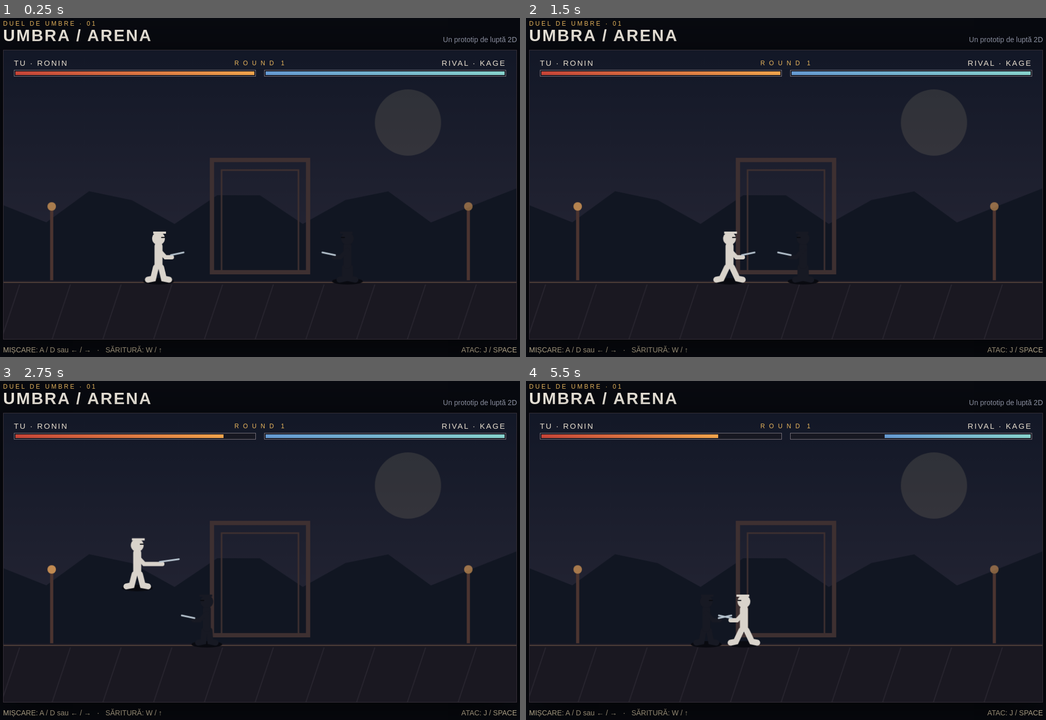
Above: before the commit, frames 1-4 (two rows, left to right).
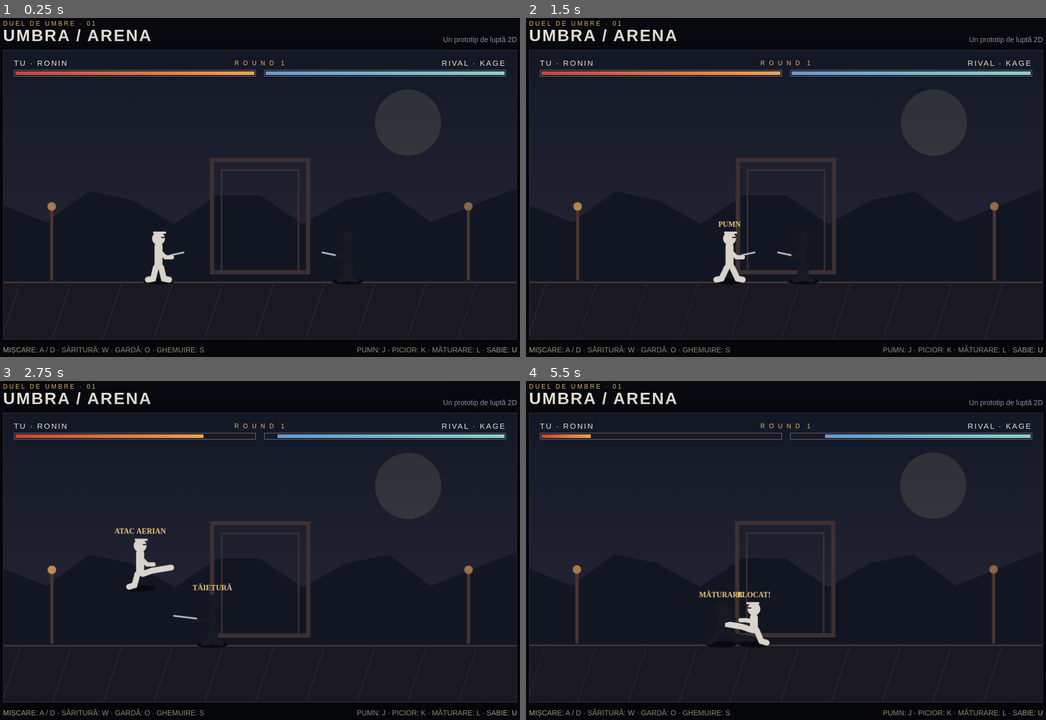
Above: after the commit, the same moments.

Repository: gabrielusmaximus123-byte/game1
Game: browser game, page index.html
The game is run twice, just before and just after one commit, with the same random seed, the same clock (stepped at 60 frames per second) and the same inputs.
Inputs:
- Up to frame 1 (0.25 s): no input
- Up to frame 2 (1.5 s): hold Right from 1.03 s (still down); tap Space at 1.1 s
- Up to frame 3 (2.75 s): release Right at 1.53 s; hold Down 1.58-1.85 s; tap Space at 1.6, 2.1, 2.6 s; hold Left 1.9-2.47 s; tap A at 2.52 s; hold Up from 2.52 s (still down)
- Up to frame 4 (5.5 s): release Up at 2.82 s; hold Right 2.87-3.53 s; tap Space every 0.5 s from 3.1 to 5.1 s; tap D at 3.52 s; hold Up 3.58-3.82 s; hold Left 3.87-4.3 s; hold Down 4.35-4.68 s; tap W at 4.52 s; hold Right 4.73-5.23 s; hold Down from 5.28 s (still down)

The runs differ from the first frame. In frame 1, 0.4% of the frame differs, in the area x 10-100%, y 68-99%; in frame 2, 0.5%; in frame 3, 1.6%; in frame 4, 2.1%, in the area x 6-100%, y 15-99%.

Commit message:
Add martial arts moves and combos

Diff:
--- a/index.html
+++ b/index.html
@@ -9,30 +9,38 @@
 </style></head>
 <body><main class="shell"><header><div><div class="eyebrow">Duel de umbre · 01</div><div class="title">UMBRA / ARENA</div></div><div class="hint">Un prototip de luptă 2D</div></header>
 <section class="arena"><canvas id="game" width="960" height="540" aria-label="Joc de luptă 2D"></canvas><div class="hud …(500 unchanged characters)…
-<div class="footer"><span class="keys">MIȘCARE: A / D sau ← / → &nbsp; · &nbsp; SĂRITURĂ: W / ↑</span><span class="keys">ATAC: J / SPACE</span></div></main>
+<div class="footer"><span class="keys">MIȘCARE: A / D · SĂRITURĂ: W · GARDĂ: O · GHEMUIRE: S</span><span class="keys">PUMN: J · PICIOR: K · MĂTURARE: L · SABIE: U</span></div></main>
 <script>
 const c=document.querySelector('#game'),ctx=c.getContext('2d'),hp1=document.querySelector('#hp1'),hp2=document.querySelector('#hp2'),overlay=document.querySelector('#message');
-const keys=new Set();let ended=false,frame=0,shake=0;
+const keys=new Set(),pressed=new Set();let ended=false,frame=0,shake=0;
 const ground=430;
-function fighter(x,color,player){return{x,y:ground,vx:0,vy:0,hp:100,color,player,face:player?1:-1,attack:0,cool:0,flash:0,walk:0}}
+const moves={jab:{name:'PUMN',damage:8,range:98,duration:19,active:12,kind:'punch'},cross:{name:'CROȘEU',damage:12,range:112,duration:25,active:15,kind:'punch'},spin:{name:'COMBO!',damage:17,range:126,duration:32,active:19,kind:'spin'},kick:{name:'LOVITURĂ',damage:15,range:127,duration:31,active:18,kind:'kick'},sweep:{name:'MĂTURARE',damage:18,range:112,duration:38,active:23,kind:'sweep'},air:{name:'ATAC AERIAN',damage:17,range:137,duration:30,active:15,kind:'air'},slash:{name:'TĂIETURĂ',damage:23,range:153,duration:41,active:24,kind:'slash'}};
+function fighter(x,color,player){return{x,y:ground,vx:0,vy:0,hp:100,color,player,face:player?1:-1,attack:null,cool:0,flash:0,walk:0,blocking:false,blockTimer:0,crouch:false,comboStep:0,lastJab:-100,comboText:'',comboTimer:0}}
 let a,b;
 function reset(){a=fighter(290,'#d9d3cb',true);b=fighter(670,'#171923',false);ended=false;overlay.classList.add('hidden');hp1.style.width=hp2.style.width='100%'}reset();
-window.addEventListener('keydown',e=>{if(['ArrowLeft','ArrowRight','ArrowUp',' ','ArrowDown'].includes(e.key))e.preventDefault();keys.add(e.key.toLowerCase())});window.addEventListener('keyup',e=>k …(82 unchanged characters)…
-function hit(att,def){if(att.cool===0&&Math.abs(att.x-def.x)<104&&Math.abs(att.y-def.y)<45&&att.face===(def.x>att.x?1:-1)){def.hp=Math.max(0,def.hp-13);def.vx=att.face*7;def.flash=10;shake=7;att.cool=35;if(def.hp===0){ended=true;document.querySelector('#result').textContent=att.player?'VICTORIE':'ÎNFRÂNGERE';document.querySelector('#sub').textContent=att.player?'Ai câștigat duelul.':'Kage a câștigat runda.';overlay.classList.remove('hidden')}}}
-function updateF(f,other){if(ended)return;f.cool=Math.max(0,f.cool-1);f.attack=Math.max(0,f.attack-1);f.flash=Math.max(0,f.flash-1);f.vx*=.78;f.vy+=.7;f.x+=f.vx;f.y+=f.vy;if(f.y>ground){f.y=ground;f.vy=0}f.x=Math.max(55,Math.min(905,f.x));f.face=other.x>f.x?1:-1;
-if(f.player){if(keys.has('a')||keys.has('arrowleft'))f.vx=-4;if(keys.has('d')||keys.has('arrowright'))f.vx=4;if((keys.has('w')||keys.has('arrowup'))&&f.y===ground)f.vy=-13;if((keys.has('j')||keys.has(' '))&&f.cool===0){f.attack=13;hit(f,other)}}else{let dx=other.x-f.x;if(Math.abs(dx)>75)f.vx=Math.sign(dx)*2.25;if(Math.abs(dx)<100&&f.cool===0&&Math.random()<.055){f.attack=13;hit(f,other)}if(Math.abs(dx)<80&&other.attack>0)f.vx=-f.face*4}f.walk+=Math.abs(f.vx)*.04}
+window.addEventListener('keydown',e=>{if(['ArrowLeft','ArrowRight','ArrowUp','ArrowDown',' '].includes(e.key))e.preventDefault();const k=e.key.toLowerCase();if(!keys.has(k))pressed.add(k);keys.add(k)});window.addEventListener('keyup',e=>k …(82 unchanged characters)…
+function startMove(f,id){if(f.cool>0||ended)return;const m=moves[id];f.attack={...m,time:m.duration,hit:false};f.cool=id==='jab'||id==='cross'||id==='spin'?Math.round(m.duration*.68):m.duration;f.comboText=m.name;f.comboTimer=32}
+function hit(att,def){const m=att.attack;if(!m||m.hit||m.time!==m.active)return;const dx=Math.abs(att.x-def.x),dy=Math.abs(att.y-def.y),facing=att.face===(def.x>att.x?1:-1);if(dx>m.range||dy>(m.kind==='sweep'?95:85)||!facing)return;m.hit=true;const guarded=def.blocking&&def.face===-att.face;def.hp=Math.max(0,def.hp-Math.round(m.damage*(guarded?.18:1)));def.vx=att.face*(guarded?1.4:m.kind==='kick'||m.kind==='sweep'?7:4.5);if(!guarded)def.flash=10;shake=guarded?2:Math.min(9,m.damage*.42);att.comboText=guarded?'BLOCAT!':m.name;att.comboTimer=32;if(def.hp===0){ended=true;document.querySelector('#result').textContent=att.player?'VICTORIE':'ÎNFRÂNGERE';document.querySelector('#sub').textContent=att.player?'Ai câștigat duelul.':'Kage a câștigat runda.';overlay.classList.remove('hidden')}}
+function updateF(f,other){if(ended)return;f.cool=Math.max(0,f.cool-1);f.flash=Math.max(0,f.flash-1);f.comboTimer=Math.max(0,f.comboTimer-1);f.vx*=.78;f.vy+=.7;f.x+=f.vx;f.y+=f.vy;if(f.y>ground){f.y=ground;f.vy=0}f.x=Math.max(55,Math.min(905,f.x));f.face=other.x>f.x?1:-1;f.crouch=false;f.blocking=false;
+if(f.player){if(keys.has('a')||keys.has('arrowleft'))f.vx=-4;if(keys.has('d')||keys.has('arrowright'))f.vx=4;if((pressed.has('w')||pressed.has('arrowup'))&&f.y===ground)f.vy=-13;f.crouch=keys.has('s')||keys.has('arrowdown');f.blocking=keys.has('o');
+if(pressed.has('j')||pressed.has(' ')){if(f.y<ground-8)startMove(f,'air');else{const step=frame-f.lastJab<42?(f.comboStep%3)+1:1;f.comboStep=step;f.lastJab=frame;startMove(f,['jab','cross','spin'][step-1])}}
+if(pressed.has('k'))startMove(f,f.y<ground-8?'air':'kick');if(pressed.has('l'))startMove(f,'sweep');if(pressed.has('u'))startMove(f,'slash')
+}else{const dx=other.x-f.x;if(Math.abs(dx)>82)f.vx=Math.sign(dx)*2.25;if(Math.abs(dx)<145&&other.attack&&Math.random()<.28)f.blockTimer=13;f.blockTimer=Math.max(0,f.blockTimer-1);f.blocking=f.blockTimer>0;if(Math.abs(dx)<150&&f.cool===0&&Math.random()<.045){const options=['jab','kick','sweep','slash'];startMove(f,options[Math.floor(Math.random()*options.length)])}}
+if(f.attack){f.attack.time--;hit(f,other);if(f.attack.time<=0)f.attack=null}f.walk+=Math.abs(f.vx)*.04}
 function background(){let g=ctx.createLinearGradient(0,0,0,540);g.addColorStop(0,'#131827');g.addColorStop(.62,'#222332 …(194 unchanged characters)…
 // distant mountain silhouettes
 ctx.fillStyle='#111622';ctx.beginPath();ctx.moveTo(0,340);for(let x=0;x<=960;x+=80)ctx.lineTo(x,290+Math.sin(x*.025)*35);ctx.lineTo(960,430);ctx.lineTo(0,430);ctx.fill();
 ctx.fillStyle='#1a1821';ctx.fillRect(0,ground+4,960,110);ctx.strokeStyle='#52413a';ctx.lineWidth=2;ctx.beginPath();ctx. …(182 unchanged characters)…
 // gate and lanterns
 ctx.strokeStyle='#3e3031';ctx.lineWidth=8;ctx.strokeRect(390,205,180,210);ctx.lineWidth=3;ctx.strokeRect(408,224,144,19 …(220 unchanged characters)…
-function drawF(f){let x=f.x,y=f.y;if(f.flash%2)ctx.globalAlp …(208 unchanged characters)… p='round';const step=Math.sin(f.walk)*5, attacking=f.attack>0;
-// legs
-ctx.beginPath();ctx.moveTo(-5,-24);ctx.lineTo(-10+step,-3);ctx.lineTo(-20+step,-1);ctx.moveTo(5,-24);ctx.lineTo(10-step,-3);ctx.lineTo(20-step,-1);ctx.stroke();
-// torso and head
-ctx.lineWidth=15;ctx.beginPath();ctx.moveTo(0,-64);ctx.lineTo(0,-29);ctx.stroke();ctx.fillStyle=f.color;ctx.beginPath();ctx.arc(0,-78,12,0,7);ctx.fill();ctx.fillRect(-10,-91,24,4);ctx.fillStyle='#0a0b10';ctx.fillRect(5,-81,7,2);
-// arms / blade
-ctx.strokeStyle=f.color;ctx.lineWidth=8;ctx.beginPath();ctx.moveTo(0,-57);ctx.lineTo(13,-43);ctx.lineTo(attacking?47:25,-43);ctx.stroke();ctx.strokeStyle='#b9c6d1';ctx.lineWidth=3;ctx.beginPath();ctx.moveTo(attacking?42:23,-47);ctx.lineTo(attacking?78:47,-52);ctx.stroke();ctx.restore();ctx.globalAlpha=1}
-function loop(){frame++;updateF(a,b);updateF(b,a);hp1.style.width=a.hp+'%';hp2.style.width=b.hp+'%';ctx.save();if(shake){ctx.translate((Math.random()-.5)*shake,(Math.random()-.5)*shake);shake*=.8}background();drawF(a);drawF(b);ctx.restore();requestAnimationFrame(loop)}loop();
+function drawF(f){let x=f.x,y=f.y;if(f.flash%2)ctx.globalAlp …(208 unchanged characters)… p='round';const step=Math.sin(f.walk)*5,kind=f.attack?.kind,low=f.crouch||kind==='sweep',torsoY=low?-48:-64,headY=low?-64:-78;
+// Legs change pose for kicks, sweeps, and airborne strikes.
+ctx.beginPath();if((kind==='kick'&&f.attack.time<22)||kind==='air'){ctx.moveTo(-5,-25);ctx.lineTo(-10+step,-4);ctx.lineTo(-20+step,-1);ctx.moveTo(5,-25);ctx.lineTo(22,-31);ctx.lineTo(58,-37)}else if(kind==='sweep'){ctx.moveTo(-5,-22);ctx.lineTo(-13,-7);ctx.lineTo(-22,-2);ctx.moveTo(5,-22);ctx.lineTo(28,-12);ctx.lineTo(58,-8)}else{ctx.moveTo(-5,-24);ctx.lineTo(-10+step,-3);ctx.lineTo(-20+step,-1);ctx.moveTo(5,-24);ctx.lineTo(10-step,-3);ctx.lineTo(20-step,-1)}ctx.stroke();
+// Body and head
+ctx.lineWidth=15;ctx.beginPath();ctx.moveTo(0,torsoY);ctx.lineTo(0,low?-26:-29);ctx.stroke();ctx.fillStyle=f.color;ctx.beginPath();ctx.arc(0,headY,12,0,7);ctx.fill();ctx.fillRect(-10,headY-13,24,4);ctx.fillStyle='#0a0b10';ctx.fillRect(5,headY-3,7,2);
+// Guard, punches, and sword swings each use a different pose.
+ctx.strokeStyle=f.color;ctx.lineWidth=8;ctx.beginPath();ctx.moveTo(0,torsoY+8);if(f.blocking){ctx.lineTo(15,torsoY-10);ctx.lineTo(5,torsoY-24);ctx.moveTo(0,torsoY+8);ctx.lineTo(22,torsoY+2);ctx.lineTo(12,torsoY-8)}else{ctx.lineTo(13,-43);ctx.lineTo(kind==='punch'?58:kind==='slash'?38:25,kind==='punch'?-48:-43)}ctx.stroke();
+if(kind!=='kick'&&kind!=='sweep'&&kind!=='air'){ctx.strokeStyle='#b9c6d1';ctx.lineWidth=3;ctx.beginPath();ctx.moveTo(kind==='slash'?30:23,-47);ctx.lineTo(kind==='slash'?72:47,-52);ctx.stroke()}
+if(f.comboTimer>0){ctx.scale(f.face,1);ctx.fillStyle='#f0c678';ctx.font='700 14px Rajdhani';ctx.textAlign='center';ctx.fillText(f.comboText,0,headY-22)}ctx.restore();ctx.globalAlpha=1}
+function loop(){frame++;updateF(a,b);updateF(b,a);pressed.clear();hp1.style.width=a.hp+'%';hp2.style.width=b.hp+'%';ctx.save();if(shake){ctx.translate((Math.random()-.5)*shake,(Math.random()-.5)*shake);shake*=.8}background();drawF(a);drawF(b);ctx.restore();requestAnimationFrame(loop)}loop();
 </script></body></html>
